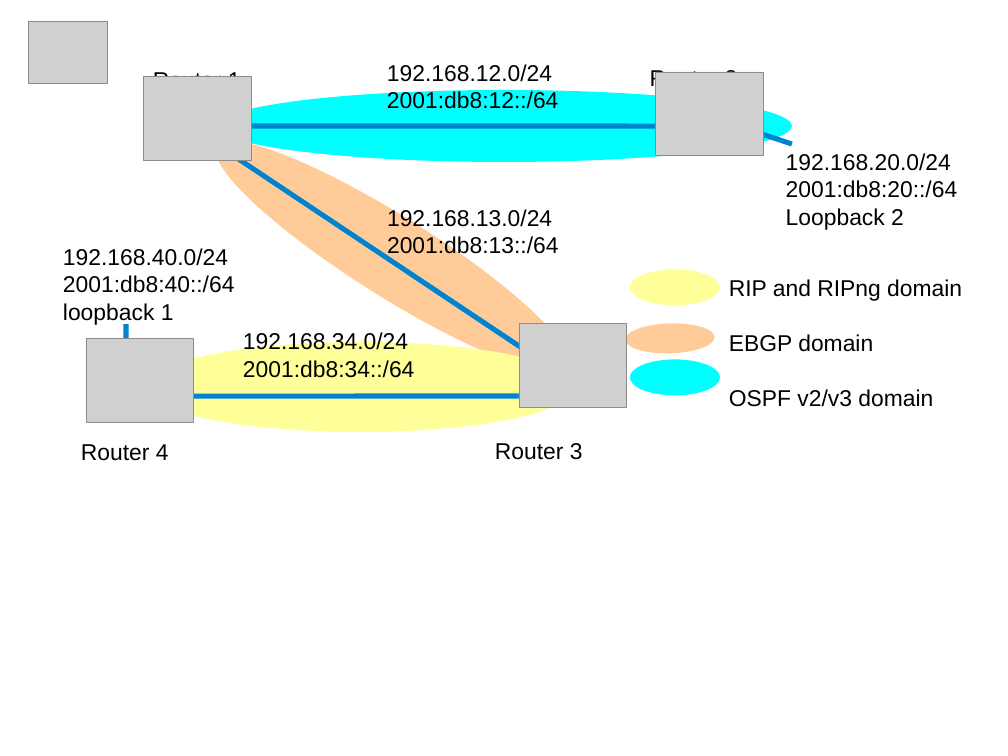
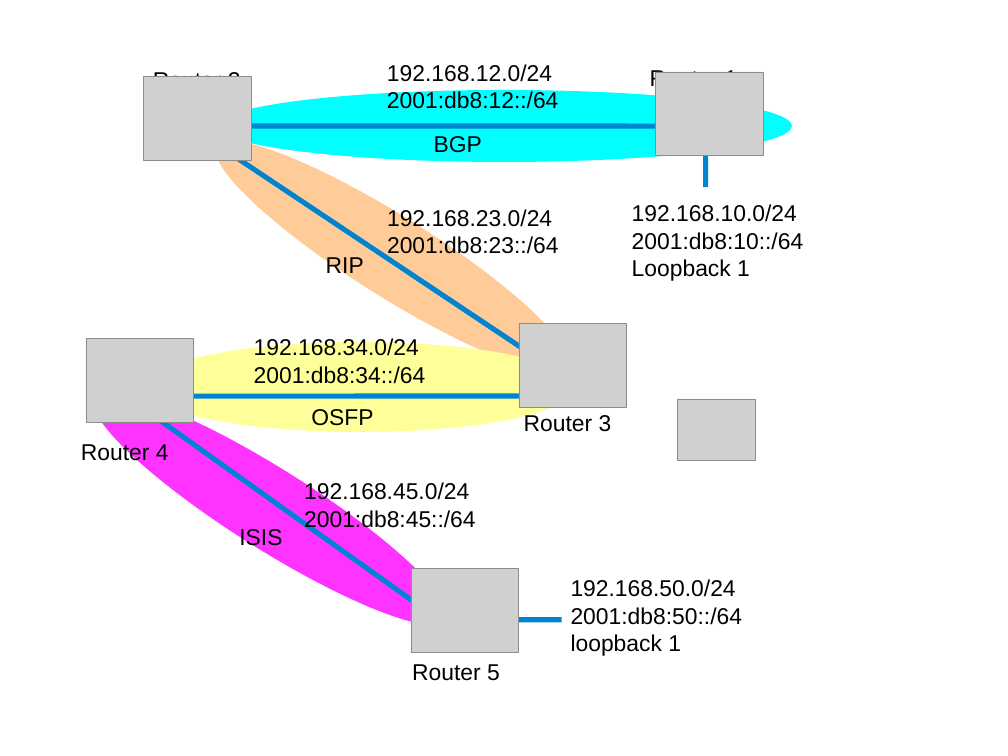
Before and after one commit to ocochard/BSDRP, a slide deck: slide 7 of docs/labs.examples.odp (slide 5 before the commit). Drawn at 1008x756 pixels with LibreOffice and Linux fonts; fonts in the diff are those of the drawing; grey boxes stand for pictures. Boxes give left, top, right and bottom in pixels: in the first picture for what was removed or moved away, otherwise in the second. Text is boxed around its words. In the diff, an @@ line names an element or a change of style, - is before the commit and + after.

```diff
--- a/docs/labs.examples.odp
+++ b/docs/labs.examples.odp
@@ text "Router 1" rewrapped from (153, 69, 241, 77) to (650, 68, 738, 92) @@
@@ text "Router 2" rewrapped from (650, 68, 738, 92) to (153, 69, 241, 77) @@
@@ text added at (434, 136, 482, 153), 18 pt, text #000000 @@
+BGP
@@ line added from (706, 188) to (706, 137), #0084D1 4 pt @@
@@ line removed from (792, 144) to (738, 126) @@
@@ text at (387, 208, 559, 259): text changed @@
-192.168.13.0/24
-2001:db8:13::/64
+192.168.23.0/24
+2001:db8:23::/64
@@ text at (632, 204, 804, 281): text changed @@
-192.168.40.0/24
-2001:db8:40::/64
-loopback 1
+192.168.10.0/24
+2001:db8:10::/64
+Loopback 1
@@ text added at (326, 257, 364, 279), 18 pt, text #000000 @@
+RIP
@@ ellipse removed at (630, 270, 720, 306) @@
@@ text removed at (729, 279, 962, 407) @@
-RIP and RIPng domain
-EBGP domain
-OSPF v2/v3 domain
@@ line removed from (126, 396) to (126, 324) @@
@@ text "192.168.34.0/24": place and size @@
-text "192.168.34.0/24" at (243, 331, 415, 378)
+text "192.168.34.0/24" at (254, 337, 426, 384)
@@ ellipse removed at (625, 323, 716, 355) @@
@@ ellipse removed at (630, 359, 720, 395) @@
@@ ellipse added at (74, 365, 469, 654), fill #FF33FF @@
@@ line added from (455, 630) to (126, 396), #0084D1 4 pt @@
@@ text added at (311, 409, 373, 426), 18 pt, text #000000 @@
+OSFP
@@ text "Router 3": place and size @@
-text "Router 3" at (495, 443, 583, 460)
+text "Router 3" at (524, 413, 612, 432)
@@ picture: place and size @@
-picture at (28, 22, 107, 84)
+picture at (678, 399, 756, 461)
@@ text added at (304, 482, 476, 533), 18 pt, text #000000 @@
+192.168.45.0/24
+2001:db8:45::/64
@@ text added at (239, 529, 282, 551), 18 pt, text #000000 @@
+ISIS
@@ picture added at (412, 569, 519, 653) @@
@@ text at (571, 579, 743, 656): text changed @@
-192.168.20.0/24
-2001:db8:20::/64
-Loopback 2
+192.168.50.0/24
+2001:db8:50::/64
+loopback 1
@@ line added from (489, 620) to (562, 620), #0084D1 4 pt @@
@@ text added at (412, 664, 500, 681), 18 pt, text #000000 @@
+Router 5
```
Also in this commit, not shown: 7 other slides changed, 7 slides added, 1 slide removed, 11 other files.
